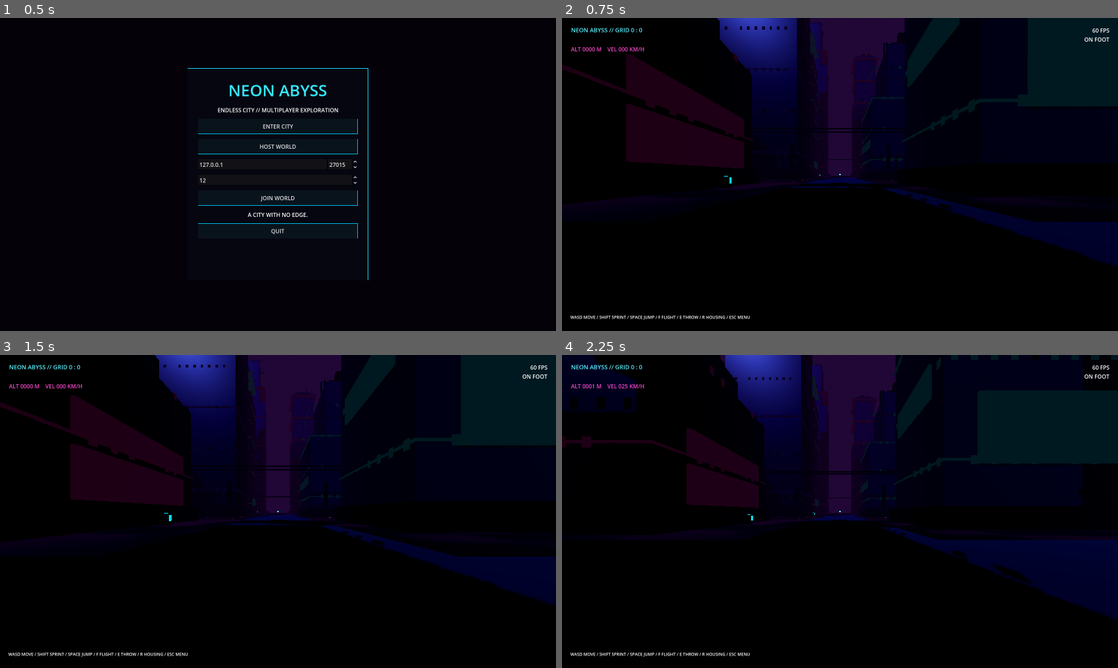
Above: before the commit, frames 1-4 (two rows, left to right).
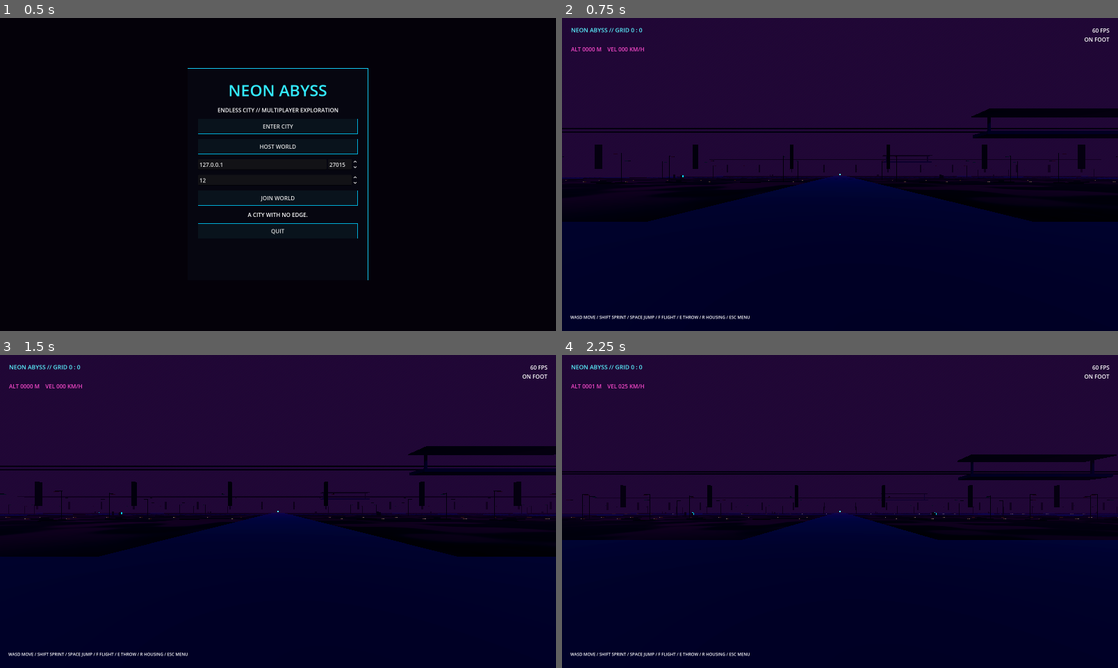
Above: after the commit, the same moments.

Repository: Liladizilla/neon-abyss
Game: Godot game, scene res://scenes/main.tscn
Same seed, same stepped clock (60 frames per second), same inputs: the game is played once before the commit and once after it.
Inputs (mouse positions are in pixels of both pictures, inside the frame that each line leads up to):
- Up to frame 1 (0.5 s): no input
- Up to frame 2 (0.75 s): click "ENTER CITY" at 0.5 s
- Up to frame 3 (1.5 s): tap Enter at 1.25 s; move the mouse to (305, 511) at 1.27 s; hold W (move_forward) from 1.28 s (still down); hold R (interact) from 1.28 s (still down)
- Up to frame 4 (2.25 s): keep holding W (move_forward); tap Space (jump) at 1.52 s; move the mouse to (812, 511) at 2.02 s; release R (interact) at 2.03 s; tap Shift (sprint) at 2.1 s

Frame 1 is identical in both runs. In frame 2, 82% of the frame differs, in the area x 0-100%, y 0-100%; in frame 3, 82%; in frame 4, 82%.
Error after the commit: Invalid call to function 'register_building' in base 'Node (rental_manager.gd)'. Expected 5 arguments. (res://scripts/city_chunk.gd:251)

Commit message:
Build exterior elevator cores and floor landings on towers

Diff:
--- a/scripts/city_chunk.gd
+++ b/scripts/city_chunk.gd
@@ -157,6 +157,10 @@
     var roof_tx:Array[Transform3D]=[]
     var cylinder_tx:Array[Transform3D]=[]
     var colliders:Array[Dictionary]=[]
+    var lift_tx:Array[Transform3D]=[]
+    var lift_colors:Array[Color]=[]
+    var lift_landing_tx:Array[Transform3D]=[]
+    var lift_landing_colors:Array[Color]=[]
     for ix in range(2):
         for iz in range(2):
             var x=24.0+ix*48.0+rng.randf_range(-3,3)
@@ -179,6 +183,26 @@
             body_tx.append(Transform3D(Basis.from_scale(Vector3(upper_w,upper_h,upper_d)),Vector3(x,base_h+upper_h/2,z)))
             body_colors.append(Color(0.58,0.66,0.82).lerp(Color(0.09,0.11,0.19),rng.randf()))
             colliders.append({"p":Vector3(x,h/2,z),"s":Vector3(w,h,d)})
+            # Exterior glass elevator core with a visible landing for every generated floor.
+            var lift_x=x+w*0.5+4.6
+            var floor_height=h/float(floors)
+            for side_x in [-1.0,1.0]:
+                for side_z in [-1.0,1.0]:
+                    lift_tx.append(Transform3D(Basis.from_scale(Vector3(0.22,h,0.22)),Vector3(lift_x+side_x*1.35,h*0.5,z+side_z*1.35)))
+            lift_tx.append(Transform3D(Basis.from_scale(Vector3(0.08,h,0.08)),Vector3(lift_x-1.35,h*0.5,z)))
+            lift_tx.append(Transform3D(Basis.from_scale(Vector3(0.08,h,0.08)),Vector3(lift_x+1.35,h*0.5,z)))
+            lift_colors.append(Color(0.08,0.16,0.24))
+            lift_colors.append(Color(0.08,0.16,0.24))
+            lift_colors.append(Color(0.08,0.16,0.24))
+            lift_colors.append(Color(0.08,0.16,0.24))
+            lift_colors.append(Color(0.02,0.78,1.0))
+            lift_colors.append(Color(0.02,0.78,1.0))
+            for floor_level in range(1,floors+1):
+                var landing_y=float(floor_level-1)*floor_height+0.15
+                lift_landing_tx.append(Transform3D(Basis.from_scale(Vector3(3.7,0.18,3.7)),Vector3(lift_x,landing_y,z)))
+                lift_landing_colors.append(Color(0.07,0.12,0.19))
+                lift_landing_tx.append(Transform3D(Basis.from_scale(Vector3(3.65,0.06,0.08)),Vector3(lift_x,landing_y+0.12,z-1.82)))
+                lift_landing_colors.append(Color(0.02,0.72,1.0))
             # Service tanks, antenna masts and roof plant add a non-box silhouette layer.
             for tank in range(2):
                 var tx=x+rng.randf_range(-w*0.28,w*0.28)
@@ -224,7 +248,7 @@
             _add_job_board(entrance_local+Vector3(-1.5,0,1.6),building_index)
             var manager=get_tree().get_first_node_in_group("rental_manager")
             if is_instance_valid(manager):
-                manager.register_building(coord,building_index,floors,to_global(entrance_local+Vector3(0,1,0)),style)
+                manager.register_building(coord,building_index,floors,to_global(entrance_local+Vector3(0,1,0)),style,to_global(Vector3(x,0,z)),Vector3(w,h,d),h/float(floors))
             var employment=get_tree().get_first_node_in_group("employment_manager")
             if is_instance_valid(employment):
                 employment.register_workplace(to_global(entrance_local+Vector3(0,0,1.8)))
@@ -255,6 +279,8 @@
     _instances("WindowGrid",win_tx,win_colors,Color(0,0.65,0.9),true)
     _instances("RooftopMachinery",roof_tx,[],Color(0.09,0.14,0.21),false)
     _instances("CylindricalServiceTanksAndMasts",cylinder_tx,[],Color(0.18,0.23,0.31),false,CylinderMesh.new())
+    _instances("ExteriorElevatorFrames",lift_tx,lift_colors,Color(0.1,0.18,0.26),false)
+    _instances("ElevatorFloorLandings",lift_landing_tx,lift_landing_colors,Color(0.1,0.18,0.26),false)
     _district_landmark()
     if collision_enabled:
         var physics=StaticBody3D.new()
